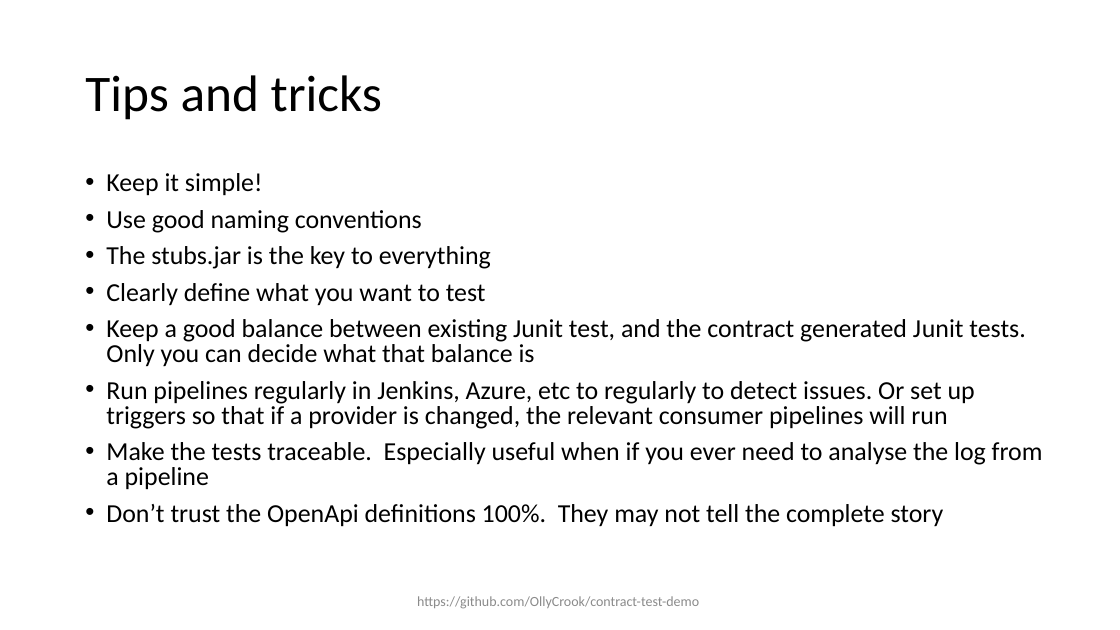
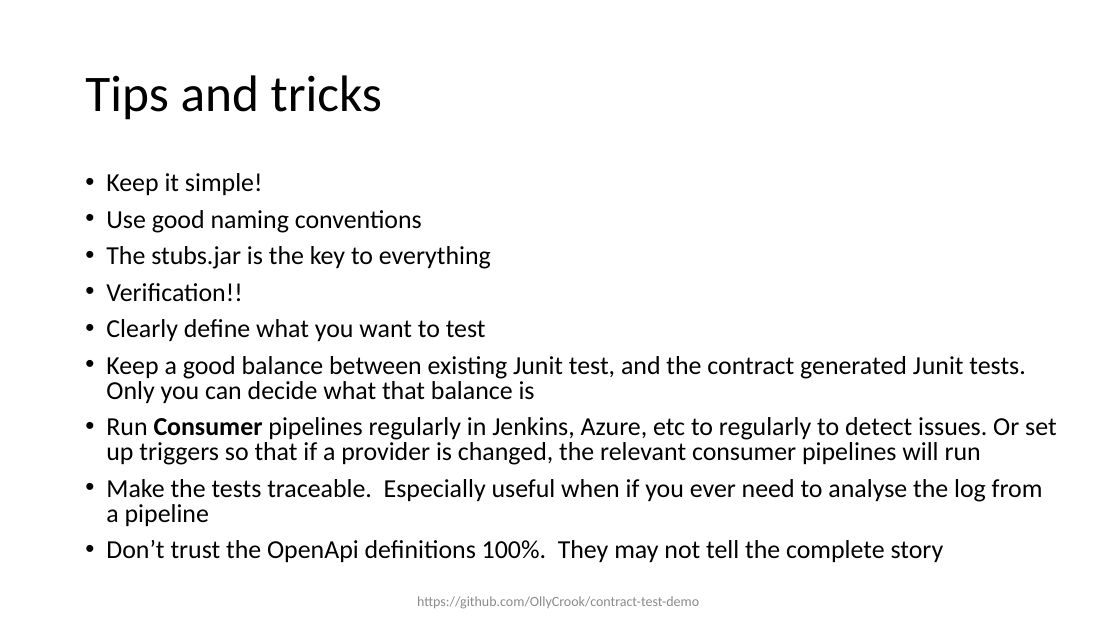
Before and after one commit to OllyCrook/contract-test-demo, a slide deck: slide 37 of Contract-testing-presentation.pptx. Drawn at 1120x630 pixels with LibreOffice and Linux fonts; fonts in the diff are those of the drawing. Boxes give left, top, right and bottom in pixels: in the first picture for what was removed or moved away, otherwise in the second. Text is boxed around its words. In the diff, an @@ line names an element or a change of style, - is before the commit and + after.

```diff
--- a/Contract-testing-presentation.pptx
+++ b/Contract-testing-presentation.pptx
@@ text at (106, 283, 242, 301): paragraph added @@
+• Verification!!
@@ text at (106, 417, 1057, 465): text changed @@
-• Run pipelines regularly in Jenkins, Azure, etc to regularly to detect issues. Or set up triggers so that if a provider is changed, the relevant consumer pipelines will run
+• Run Consumer pipelines regularly in Jenkins, Azure, etc to regularly to detect issues. Or set up triggers so that if a provider is changed, the relevant consumer pipelines will run
```
Also in this commit, not shown: 3 other slides changed, 16 other files.
